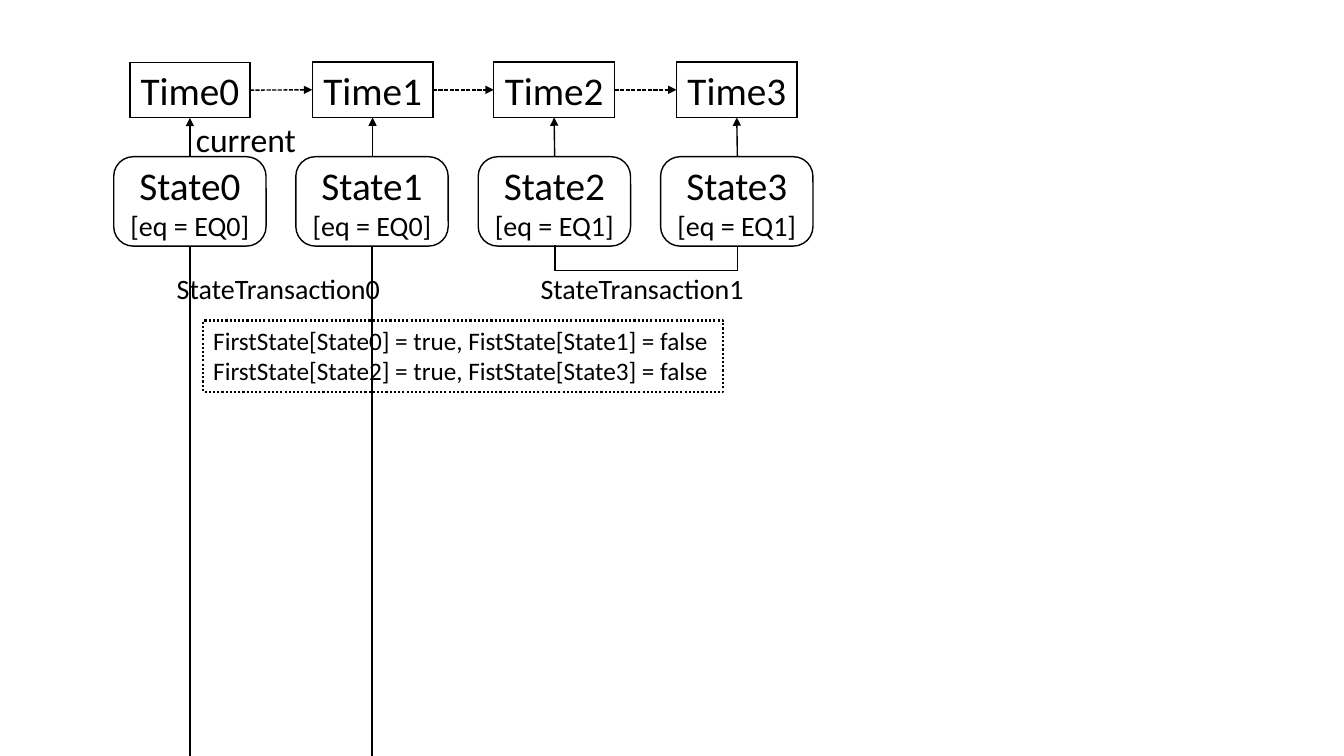
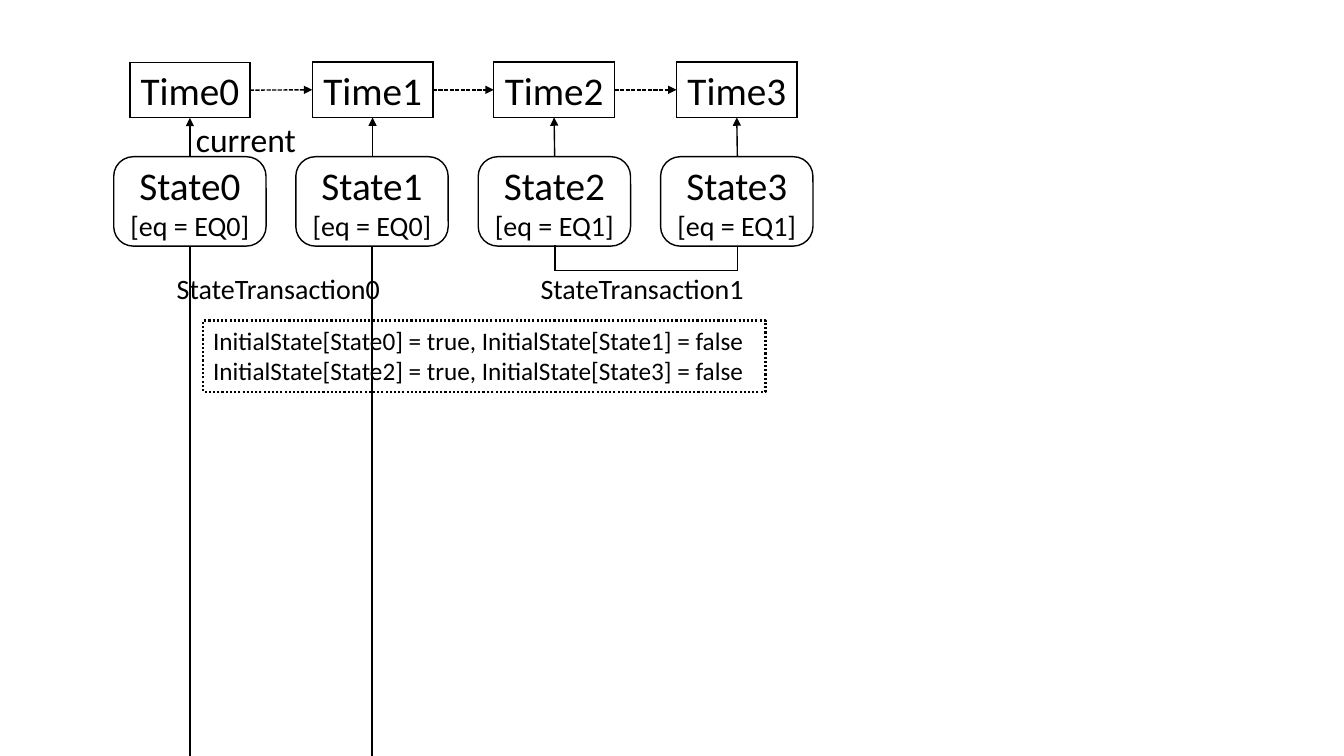
Before and after one commit to simahell/Master-Thesis, a slide deck: slide 7 of fig/fig.pptx. Drawn at 1344x756 pixels with LibreOffice and Linux fonts; fonts in the diff are those of the drawing. Boxes give left, top, right and bottom in pixels: in the first picture for what was removed or moved away, otherwise in the second. Text is boxed around its words. In the diff, an @@ line names an element or a change of style, - is before the commit and + after.

```diff
--- a/fig/fig.pptx
+++ b/fig/fig.pptx
@@ rectangle "InitialState[State0] = true, InitialState[State1] = ...": place and size @@
-rectangle "InitialState[State0] = true, InitialState[State1] = ..." at box(204, 321, 724, 392)
+rectangle "InitialState[State0] = true, InitialState[State1] = ..." at box(204, 321, 766, 392)
@@ text in rectangle at box(213, 330, 743, 387): text changed @@
-FirstState[State0] = true, FistState[State1] = false
-FirstState[State2] = true, FistState[State3] = false
+InitialState[State0] = true, InitialState[State1] = false
+InitialState[State2] = true, InitialState[State3] = false
```
Also in this commit, not shown: 1 other slide changed, 5 other files.
